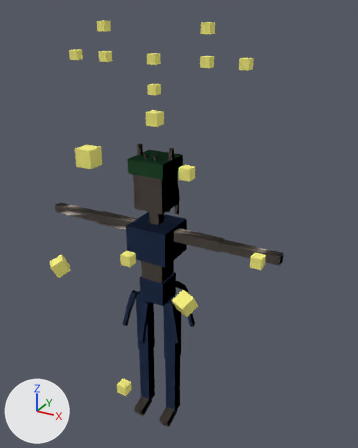
A saved change to the glTF model avatar-core/fixtures/unity-synthetic.glb.
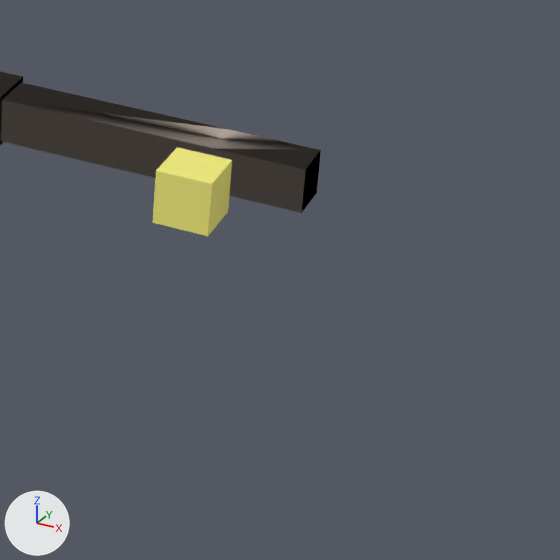
The first picture shows the older version from a 50 mm camera at (1.38, -2.25, 2.54) aimed at (0.11, 0.07, 1.39). The close-ups show the older and then the newer version on the part from 61% to 93% of the width and 50% to 75% of the height of that picture. Only the edits that show in the close-ups are written down. Lighting does not change. The marker at lower left points along +X, +Y and +Z.

Names of what the first close-up shows: 'Body', 'Parent'.
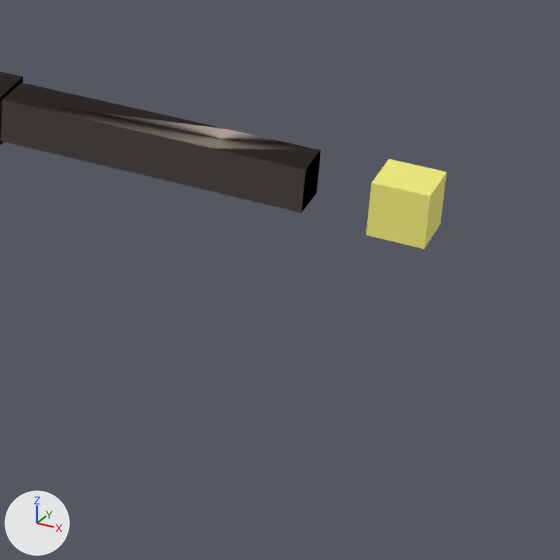
What differs and where, as boxes (x1, y1, x2, y2) in the close-ups (560 x 560 px):
'Parent', moved
    before: (153, 147, 232, 236)
    after: (366, 159, 447, 249)

Diff of the bpy script that builds the scene:
```diff
--- a/avatar-core/fixtures/unity-synthetic.glb.py
+++ b/avatar-core/fixtures/unity-synthetic.glb.py
@@ ob_parent @@
 ob_parent.parent = ob_orbs
-ob_parent.location = (0.65, -0.08, 1.35)
+ob_parent.location = (0.85, 0.0, 1.35)
 ob_parent.scale = (0.06, 0.06, 0.06)
```
